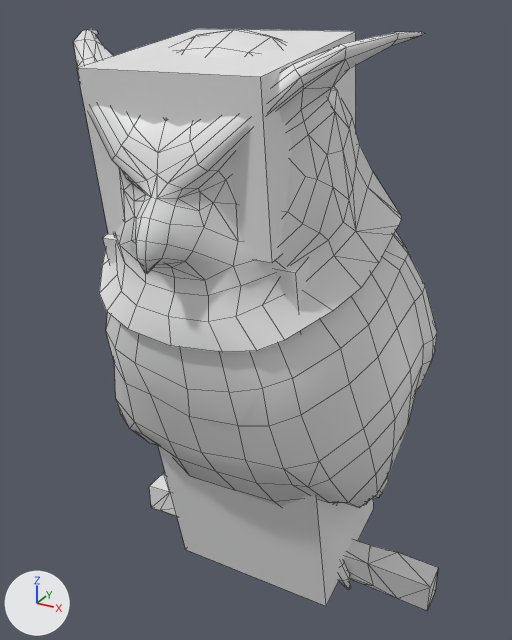
A saved change to the FBX model Assets/Template/Meshes/Owl.FBX.
Camera for both pictures: a 50 mm lens placed at (0.301, -0.531, 0.567), pointed at (-0.026, 0.062, 0.271). The axes (+X, +Y, +Z) are drawn at lower left. The lights are the same throughout. Mesh edges are drawn as thin lines. Materials are left out; every surface is plain grey. Where no turn or scale is listed for an object, it has been applied to the vertices.

Before the edit, the objects in view are built like this:
```python
me_mesh = bpy.data.meshes.new('Mesh')
me_mesh.from_pydata(...)  # 938 vertices, 1101 faces; spans x -0.16..0.161, y -0.153..0.303, z -0.034..0.553
me_mesh.materials.append(mat_owlhead)
me_mesh_001 = bpy.data.meshes.new('Mesh.001')
me_mesh_001.from_pydata(...)  # 8 vertices, 6 faces; spans x -0.089..0.089, y -0.164..0.069, z -0.016..0.422
me_mesh_001.materials.append(mat_bone)
me_mesh_003 = bpy.data.meshes.new('Mesh.003')
me_mesh_003.from_pydata(...)  # 39 vertices, 74 faces; spans x -0.172..0.187, y 0.003..0.035, z 1.057..1.094
me_mesh_003.materials.append(mat_wood)
ob_bone01 = bpy.data.objects.new('Bone01', me_mesh_001)
ob_bone01.location = (0.002, 0.072, 0.002)
ob_owl_body = bpy.data.objects.new('Owl_Body', me_mesh)
ob_owl_body.location = (0.0, 0.0, 0.0)
ob_owl_support = bpy.data.objects.new('Owl support', me_mesh_003)
ob_owl_support.location = (0.0, 0.046, -1.074)
# also in view: 'Bone02' at (0.003, -0.033, 0.476)
```
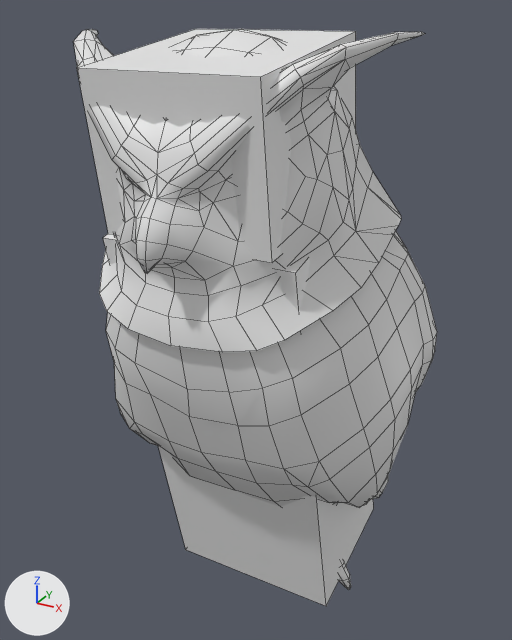
Where the change shows, as pixel boxes (x1, y1, x2, y2) in the pictures (512 x 640 px):
'Owl support', deleted: before (149, 473, 438, 611)

The edits, one by one:
Object 'Owl support' (ob_owl_support) is deleted.
